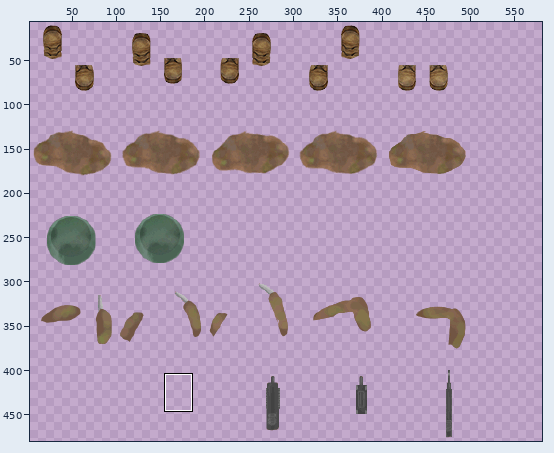
Sprite sheet: Content/dude.png. Above: a wide view before the commit, with the close-up outlined.
Close-up. Earlier state:
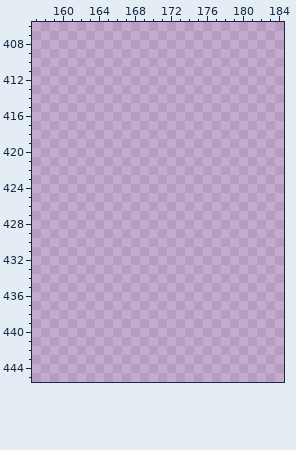
The file is 500x500 pixels. Pixels under 10% opacity are left out. Colours within 5 levels of each other are drawn and written as one. Shown: x 157..184, y 406..445. The old version is drawn lined up with the new one, on the new canvas. The wide view leaves out empty margins. The commit also changed other parts of the picture, which this record leaves out.
The result:
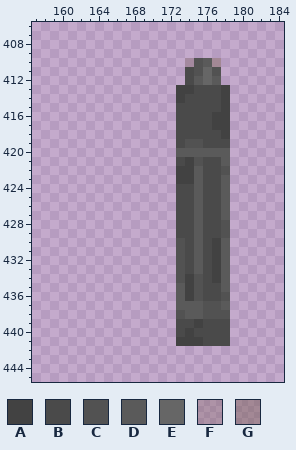
Palette (. is transparent): A #424242  B #4a4a4a  C #525252  D #5a5a5a  E #666666  F #71554344  G #71554366
Diff:
canvas 500x500 -> 600x500
@@ x 171..180 @@
 409 ..........
-410 ..........
-411 ..........
-412 ..........
-413 ..........
-414 ..........
-415 ..........
-416 ..........
-417 ..........
-418 ..........
-419 ..........
-420 ..........
-421 ..........
-422 ..........
-423 ..........
-424 ..........
-425 ..........
-426 ..........
-427 ..........
-428 ..........
-429 ..........
-430 ..........
-431 ..........
-432 ..........
-433 ..........
-434 ..........
-435 ..........
-436 ..........
-437 ..........
-438 ..........
-439 ..........
-440 ..........
-441 ..........
+410 ...FCDG...
+411 ...BCEC...
+412 ...BDED...
+413 ..AABBBA..
+414 ..ABBBBA..
+415 ..BBBBBA..
+416 ..BBBBAA..
+417 ..BBBBAA..
+418 ..BBBBBA..
+419 ..BCCBBB..
+420 ..DDDDDD..
+421 ..BACBBD..
+422 ..AADBBC..
+423 ..AADBBD..
+424 ..BBDBBD..
+425 ..BBDBBD..
+426 ..BBDBBD..
+427 ..BBDBBD..
+428 ..BBDBBC..
+429 ..BBDBBC..
+430 ..CBDBAD..
+431 ..CBDBAD..
+432 ..CBDBAD..
+433 ..CBDBAD..
+434 ..CACBAD..
+435 ..DACBBD..
+436 ..DACBBC..
+437 ..DDDCCD..
+438 ..CDDCCC..
+439 ..BBABBB..
+440 ..BABBBB..
+441 ..AAABBB..
 442 ..........
Changed places in both close-ups, as pixel boxes (x1, y1, x2, y2):
added: (176, 58, 230, 346)
